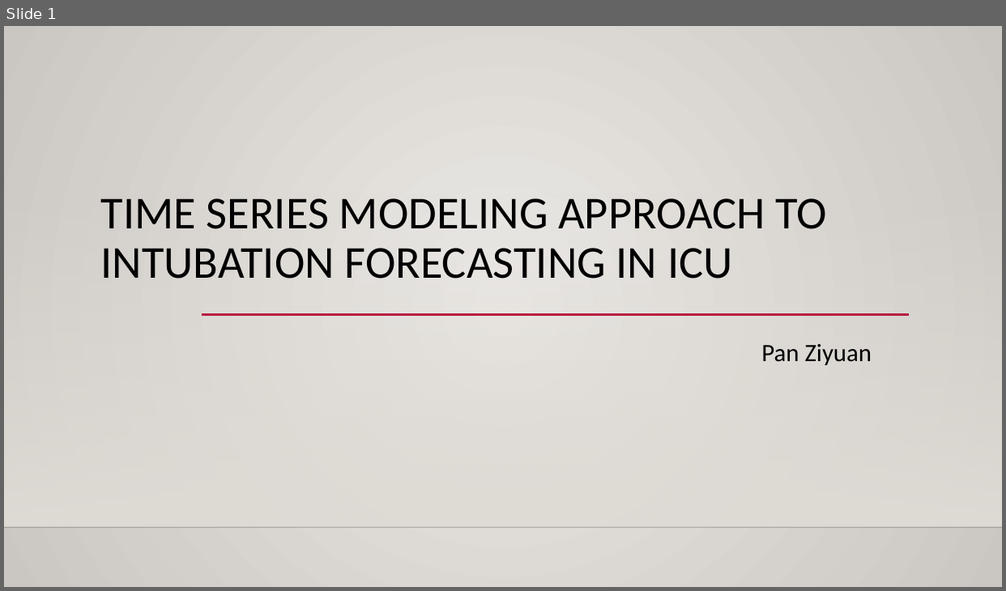
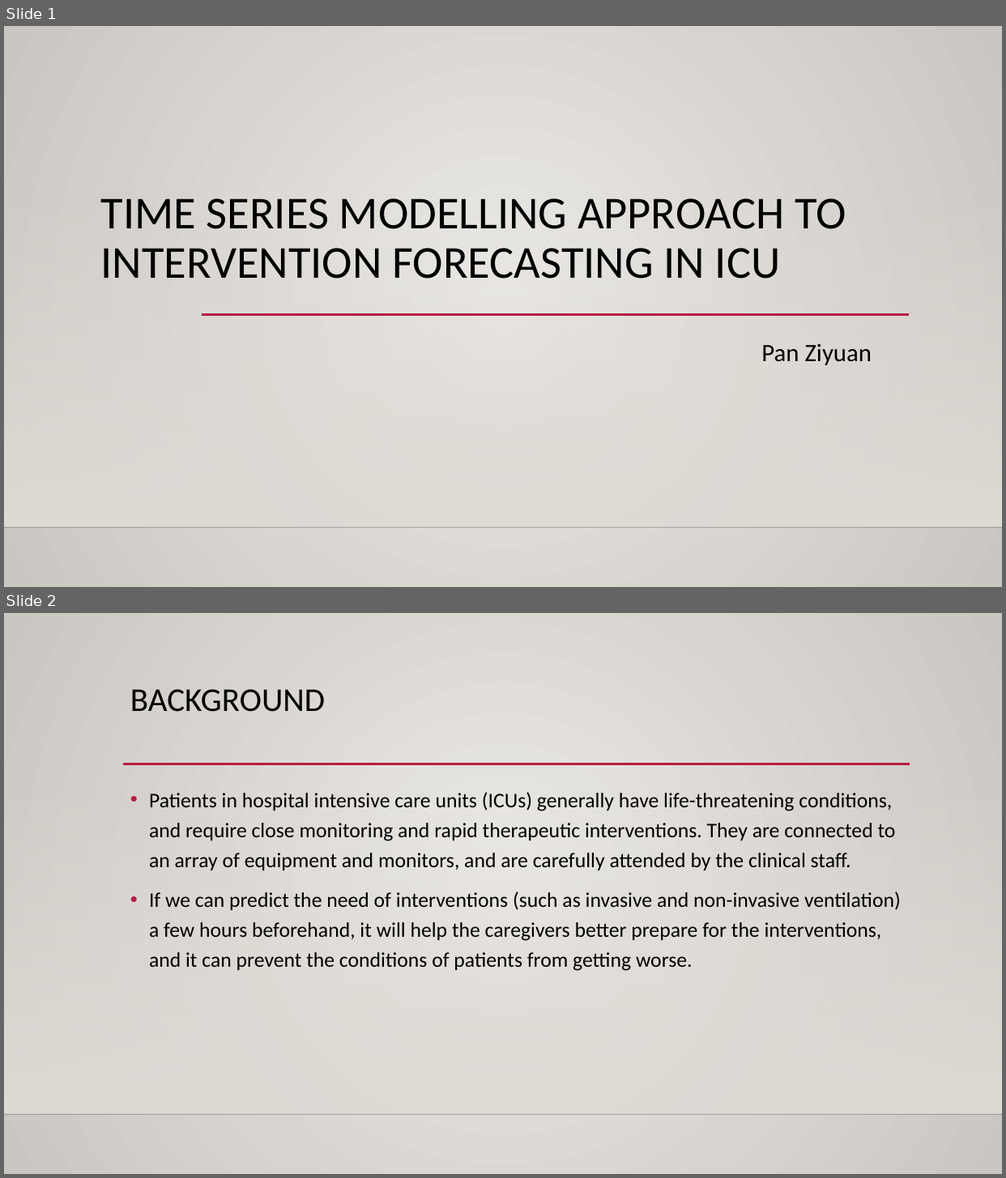
Before and after one commit to MaxPoon/Evidence-Based-Lab-Test-Critical-Value-Discovery-for-ICU-Patients, a slide deck: presentation/Progress_Report_2017_11_6.pptx. Shown one above the other, each under a label of ours: slide 1 before the commit, slides 1 and 2 after it. The pictures are 1006x591 and 1006x1178 pixels, drawn with LibreOffice and Linux fonts; fonts in the diff are those of the drawing; background and template pictures are left out. Boxes give left, top, right and bottom in pixels: in the first picture for what was removed or moved away, otherwise in the second. Text is boxed around its words. In the diff, an @@ line names an element or a change of style, - is before the commit and + after.

```diff
--- a/presentation/Progress_Report_2017_11_6.pptx
+++ b/presentation/Progress_Report_2017_11_6.pptx
@@ slide 2 added at bbox=[4, 613, 1002, 1174], background gradient #ECEAE7 to #CAC7C1; not listed: 2 template elements that a slide beside it also shows @@
@@ title added at bbox=[130, 689, 325, 712], 32 pt, text #000000 @@
+BACKGROUND
@@ line added from (123, 764) to (910, 764), #B71E42 2.5 pt @@
@@ text added at bbox=[149, 792, 901, 971], 20 pt, text #000000 @@
+• Patients in hospital intensive care units (ICUs) generally have life-threatening conditions, and require close monitoring and rapid therapeutic interventions. They are connected to an array of equipment and monitors, and are carefully attended by the clinical staff.
+• If we can predict the need of interventions (such as invasive and non-invasive ventilation) a few hours beforehand, it will help the caregivers better prepare for the interventions, and it can prevent the conditions of patients from getting worse.
@@ slide 1 changed as well @@
@@ title at bbox=[101, 199, 846, 279]: text changed @@
-TIME SERIES MODELING APPROACH TO INTUBATION FORECASTING IN ICU
+TIME SERIES MODELLING APPROACH TO INTERVENTION FORECASTING IN ICU
```
Also in this commit, not shown: 12 other slides added.
